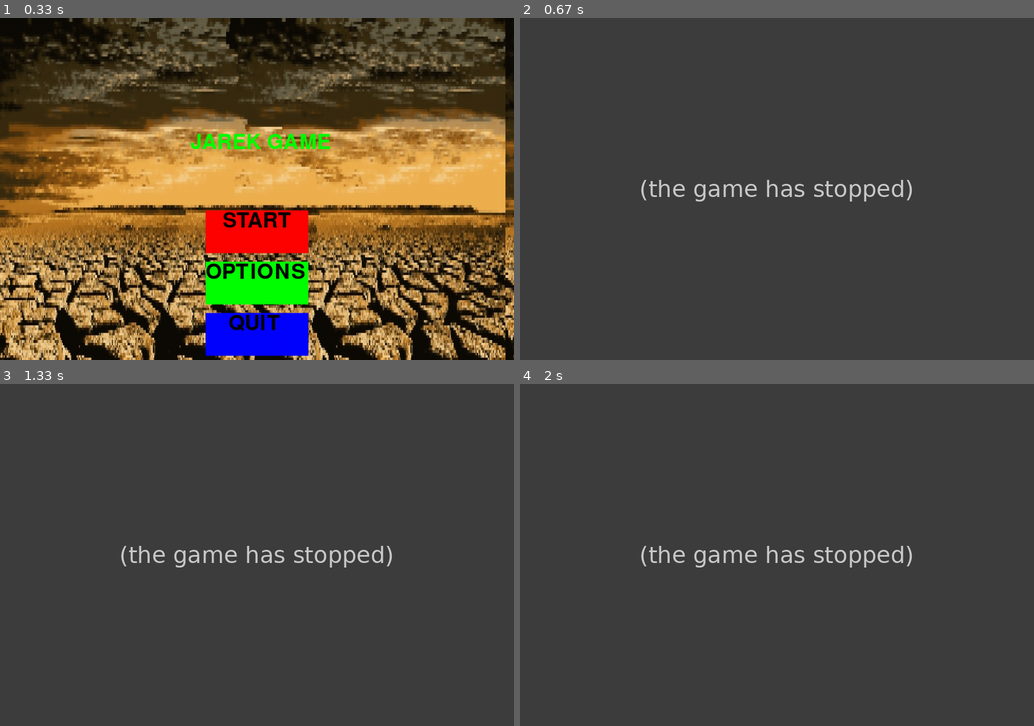
Above: before the commit, frames 1-4 (two rows, left to right).
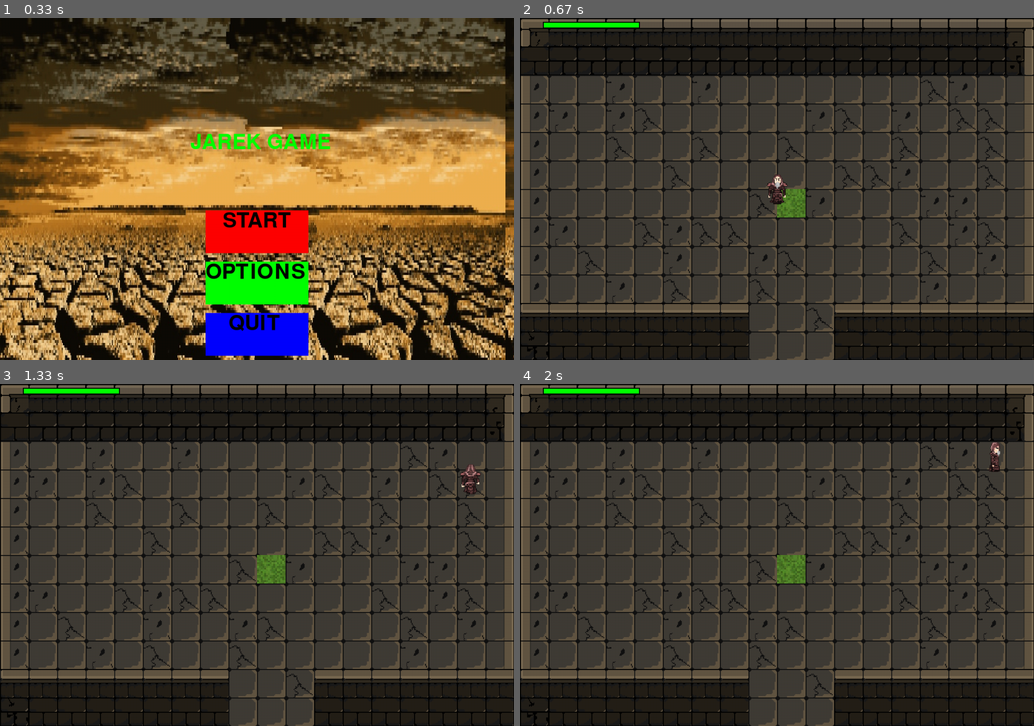
Above: after the commit, the same moments.

Repository: heavykisiel/PygameProject2
Game: pygame game, started from main.py
Same seed, same stepped clock (60 frames per second), same inputs: the game is played once before the commit and once after it.
Inputs (mouse positions are in pixels of both pictures, inside the frame that each line leads up to):
- Up to frame 1 (0.33 s): no input
- Up to frame 2 (0.67 s): click "START" at 0.38 s
- Up to frame 3 (1.33 s): hold Right 0.67-1.13 s; move the mouse to (236, 568) at 0.7 s; hold Up from 1.17 s (still down)
- Up to frame 4 (2 s): release Up at 1.47 s; hold Right 1.5-1.97 s

Frame 1 is identical in both runs. In frame 2, 49% of the frame differs, in the area x 0-100%, y 0-100%; in frame 3, 49%; in frame 4, 49%.
Error before the commit: AttributeError: 'Gameplay' object has no attribute 'draw_map' (Gameplay.py line 374); the game stopped at 0.42 s (later frames are placeholders)

Commit message:
quick refactor and merge

Diff:
--- a/Gameplay/Gameplay.py
+++ b/Gameplay/Gameplay.py
@@ -86,7 +86,7 @@
                     self.camera_group, self.screen, 'Key', self.TextureUnit.key_tex)
         self.itemGroup.add(item)
 
-    def drawMap(self, player):
+    def draw_map(self, player):
         # player interaction with map elements
         self.GamePlay_Logic(player)
         # fill screen with floor
@@ -101,10 +101,10 @@
         self.colissions()
         #bullets
         self.bulletRender()
-
-        # DrawItem
+        # DrawItems
         for x in self.itemGroup:
             x.draw(self.ground_offset)
+
         #draw healthbar
         pygame.draw.rect(self.screen, (0, 0, 0), (48, 8, 204, 14))
         pygame.draw.rect(self.screen, (255, 0, 0), (50, 10, 200, 10))
@@ -117,10 +117,6 @@
         for bullets in self.player.bulletGroup:
             bullets.mapCollide(self.currentChunk)
             self.screen.blit(bullets.image, bullets.rect.topleft + self.ground_offset)
-
-
-
-
 
         for enemy in self.enemyGroup:
             enemy.enemybulletGroup.update()
@@ -171,7 +167,6 @@
 
             if enemy.shooting:
                 enemy.shoot()
-
 
     def GamePlay_Logic(self, player):
         # normalize movement player
@@ -240,11 +235,11 @@
         if pickupItems:
             print(pickupItems.values())
             self.player.hasKey = True
-            for player, item in pickupItems.items():
-                print(player)
-                print(item[0])
+            # for player, item in pickupItems.items():
+            #     print(player)
+            #     print(item[0])
+
                 # Update offset
-
 
         self.ground_offset = self.MapRect.topleft - self.camera_group.offset - pygame.math.Vector2(
             self.currentChunk[0] * self.rectSizex, self.currentChunk[1] * self.rectSizey)
@@ -353,11 +348,6 @@
                 if tile:
                     tile[4].draw_border(self.screen, self.ground_offset, self.TextureUnit.grass_tex)
             # Jak chcecie naprawić to to dajcie jakaś teksturkę z tej listy[0]np a nie random.choice
-
-    def draw_items(self):
-        for item in self.itemGroup:
-            item.draw()
-
     def run(self):
 
         running = True
